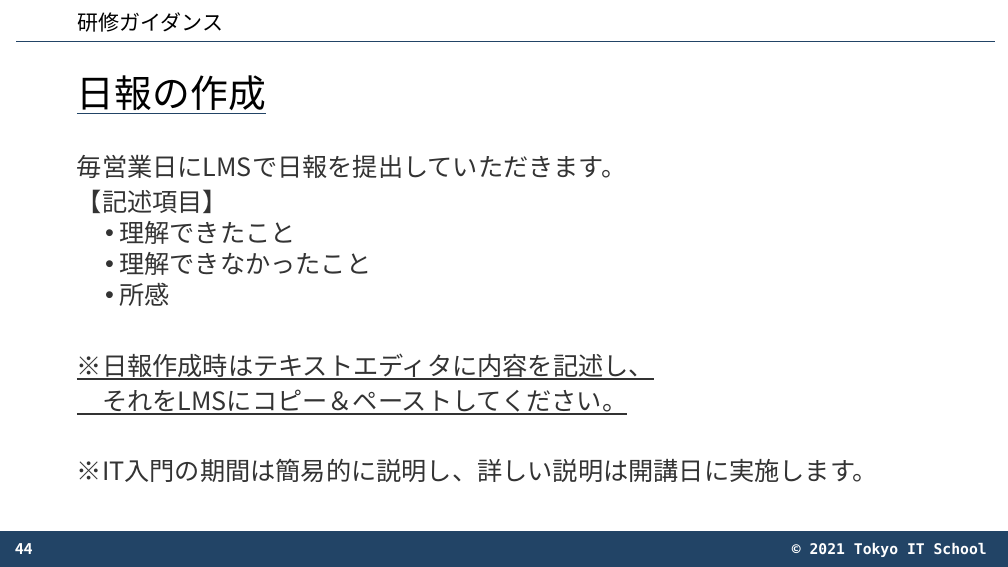
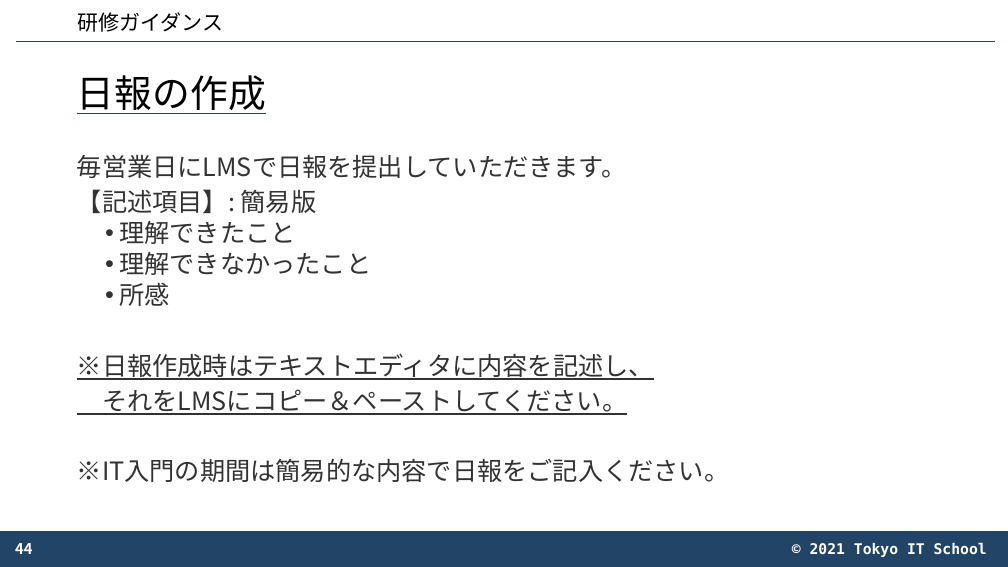
Before and after one commit to create0stance/2023FILE, a slide deck: slide 44 of 01_講義/プレ研修/002_4_6_IT入門 - 1/01_研修ガイダンス/IT入門_研修ガイダンス_講義資料_1.0.3.pptx. Drawn at 1008x567 pixels with LibreOffice and Linux fonts; fonts in the diff are those of the drawing; background and template pictures are left out. Boxes give left, top, right and bottom in pixels: in the first picture for what was removed or moved away, otherwise in the second. Text is boxed around its words. In the diff, an @@ line names an element or a change of style, - is before the commit and + after.

```diff
--- a/01_講義/プレ研修/002_4_6_IT入門 - 1/01_研修ガイダンス/IT入門_研修ガイダンス_講義資料_1.0.3.pptx
+++ b/01_講義/プレ研修/002_4_6_IT入門 - 1/01_研修ガイダンス/IT入門_研修ガイダンス_講義資料_1.0.3.pptx
@@ text at (77,189,317,213): text changed @@
-【記述項目】
+【記述項目】: 簡易版
@@ text at (77,459,729,482): text changed @@
-※IT入門の期間は簡易的に説明し、詳しい説明は開講日に実施します。
+※IT入門の期間は簡易的な内容で日報をご記入ください。
```
Also in this commit, not shown: 4 other slides changed, 1 slide added, 1 slide removed, 19 other files.
